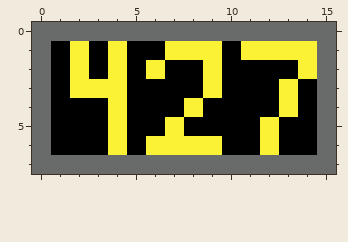
Pixel-art file, stored at assas/trash/427.aseprite. The picture above is the old version.
16x8 pixels, 1 frame.
Once edited:
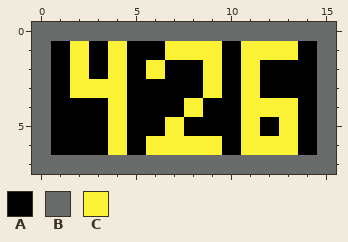
Palette (. is transparent): A #000000  B #696a6a  C #fbf236
Diff:
@@ x 9..15 @@
 0 BBBBBBB
-1 CACCCCB
-2 CAAAACB
-3 CAAACAB
-4 AAAACAB
-5 AAACAAB
-6 CAACAAB
+1 CACCCAB
+2 CACAAAB
+3 CACAAAB
+4 AACCCAB
+5 AACACAB
+6 CACCCAB
 7 BBBBBBB
Pixel boxes of the changes (left, top, right, bottom) in both pictures:
changed: (241, 41, 317, 155)
